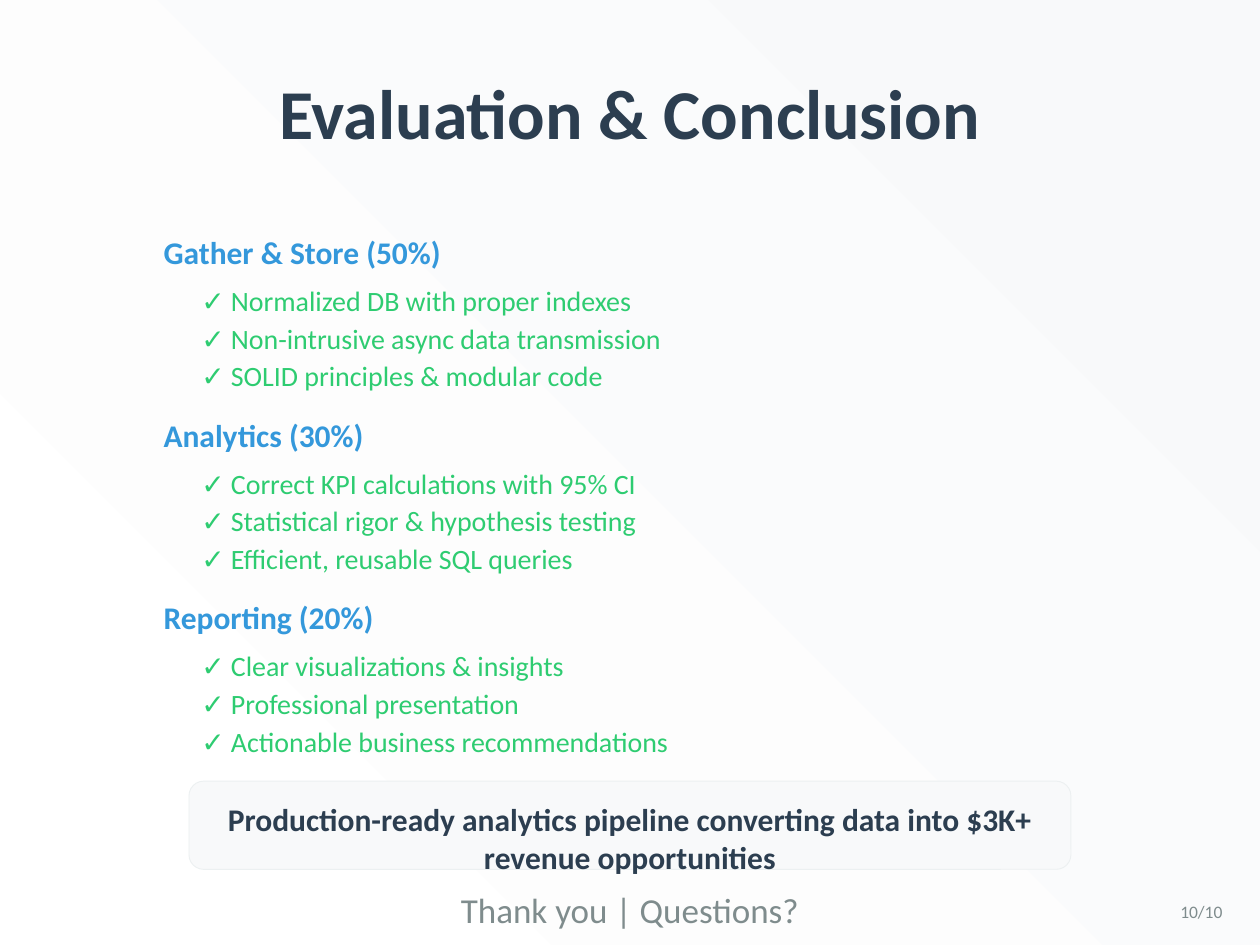
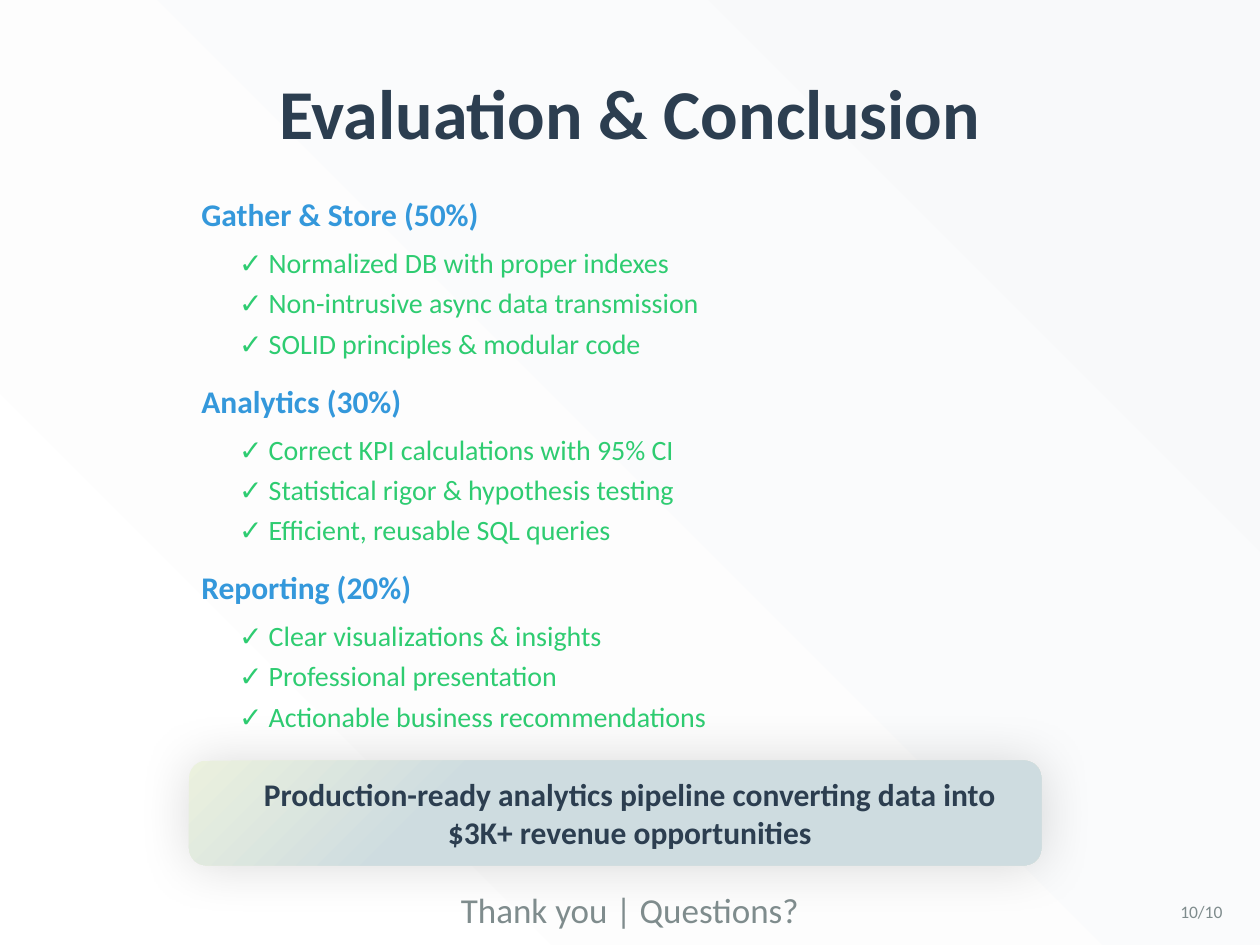
Before and after one commit to yiwei79/GameData_Analysis_Projects, a slide deck: slide 10 of Delivery 1 KPIs/Deliverables/Game_Analytics_Presentation.pptx. Drawn at 1260x945 pixels with LibreOffice and Linux fonts; fonts in the diff are those of the drawing. Boxes give left, top, right and bottom in pixels: in the first picture for what was removed or moved away, otherwise in the second. Text is boxed around its words. In the diff, an @@ line names an element or a change of style, - is before the commit and + after.

```diff
--- a/Delivery 1 KPIs/Deliverables/Game_Analytics_Presentation.pptx
+++ b/Delivery 1 KPIs/Deliverables/Game_Analytics_Presentation.pptx
@@ text "Gather & Store (50%)" moved from (x1=164, y1=241, x2=440, y2=269) to (x1=201, y1=203, x2=478, y2=231) @@
@@ text "✓ Normalized DB with proper ..." moved from (x1=231, y1=291, x2=631, y2=316) to (x1=269, y1=253, x2=668, y2=278) @@
@@ text "✓ Non-intrusive async data transmission" moved from (x1=231, y1=329, x2=661, y2=354) to (x1=269, y1=293, x2=699, y2=318) @@
@@ text "✓ SOLID principles & modular ..." moved from (x1=231, y1=366, x2=603, y2=391) to (x1=269, y1=334, x2=641, y2=359) @@
@@ text "Analytics (30%)" moved from (x1=164, y1=424, x2=363, y2=452) to (x1=201, y1=390, x2=401, y2=418) @@
@@ text "✓ Correct KPI calculations with ..." moved from (x1=231, y1=474, x2=636, y2=495) to (x1=269, y1=440, x2=674, y2=461) @@
@@ text "✓ Statistical rigor & hypothesis ..." moved from (x1=231, y1=511, x2=636, y2=536) to (x1=269, y1=480, x2=674, y2=505) @@
@@ text "✓ Efficient, reusable SQL queries" moved from (x1=231, y1=549, x2=572, y2=574) to (x1=269, y1=520, x2=610, y2=545) @@
@@ text "Reporting (20%)" moved from (x1=164, y1=606, x2=373, y2=635) to (x1=201, y1=576, x2=411, y2=605) @@
@@ text "✓ Clear visualizations & insights" moved from (x1=231, y1=656, x2=563, y2=681) to (x1=269, y1=626, x2=601, y2=651) @@
@@ text "✓ Professional presentation" moved from (x1=231, y1=694, x2=519, y2=719) to (x1=269, y1=666, x2=557, y2=691) @@
@@ text "✓ Actionable business recommendations" moved from (x1=231, y1=732, x2=668, y2=752) to (x1=269, y1=707, x2=705, y2=727) @@
@@ rounded rectangle resized from (x1=189, y1=781, x2=1071, y2=869) to (x1=189, y1=761, x2=1041, y2=866) @@
@@ rounded rectangle at (x1=189, y1=761, x2=1041, y2=866): fill #F8F9FA to gradient #CEDCE0 to #EBF1DE; outline #ECF0F1 0.5 pt to none; shadow on @@
@@ text "Production-ready analytics pipeline converting data ..." rewrapped from (x1=228, y1=809, x2=1031, y2=874) to (x1=264, y1=784, x2=995, y2=849) @@
```
Also in this commit, not shown: 6 other slides changed, 2 other files.
